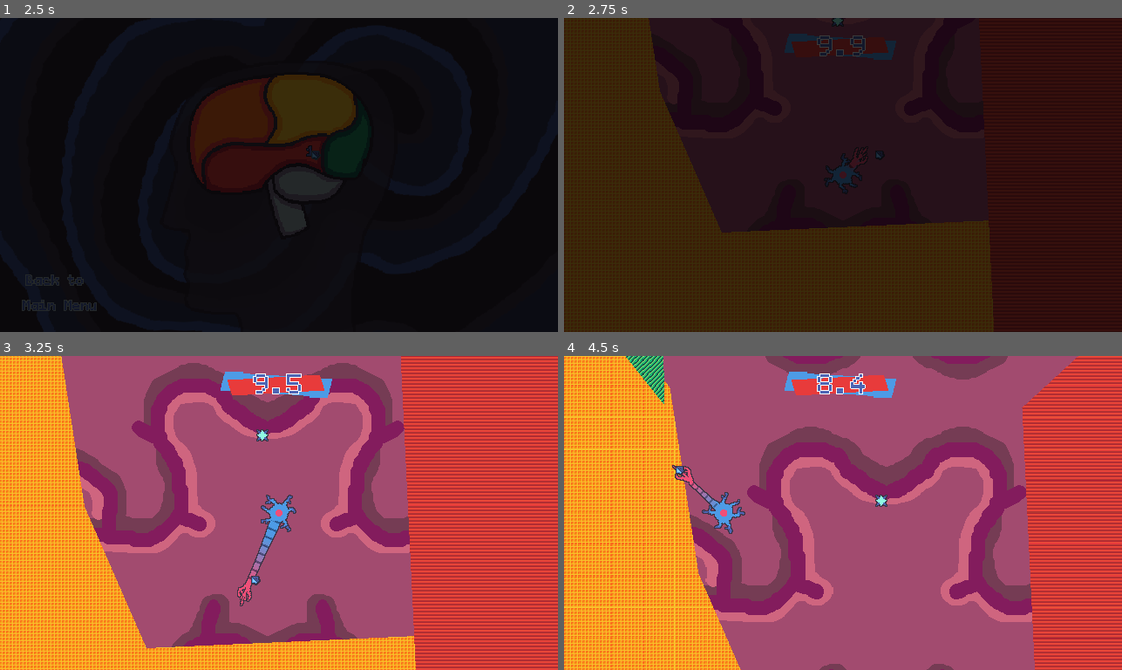
Above: before the commit, frames 1-4 (two rows, left to right).
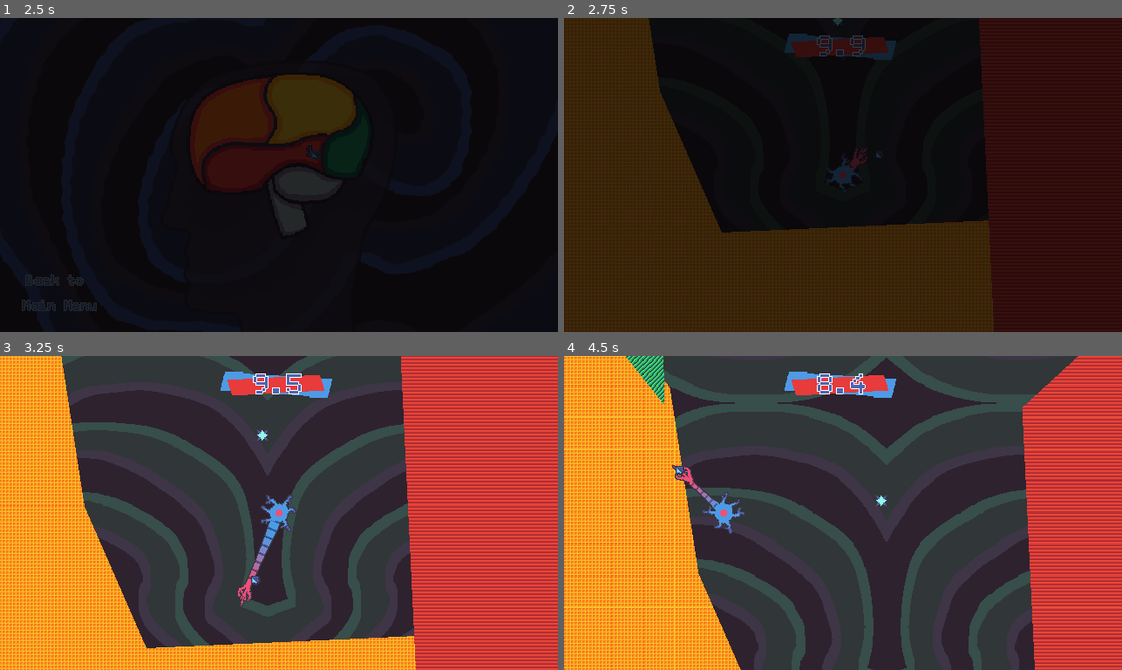
Above: after the commit, the same moments.

Repository: bnhrl/MomentumIsEverythingCountDown
Game: Godot game, scene res://Game/MainMenu/main_menu.tscn
Same seed, same stepped clock (60 frames per second), same inputs: the game is played once before the commit and once after it.
Inputs (mouse positions are in pixels of both pictures, inside the frame that each line leads up to):
- Up to frame 1 (2.5 s): move the mouse to (267, 225) at 0.52 s; hold D (right) 0.53-1.28 s; click (267, 225) at 0.6 s; move the mouse to (61, 291) at 1.27 s; hold S (down) 1.28-2.03 s; click (61, 291) at 1.35 s; move the mouse to (312, 149) at 2.02 s; hold D (right) from 2.03 s (still down); click (312, 149) at 2.1 s
- Up to frame 2 (2.75 s): keep holding D (right)
- Up to frame 3 (3.25 s): move the mouse to (251, 575) at 2.77 s; release D (right) at 2.78 s; hold W (up) from 2.78 s (still down); click (251, 575) at 2.85 s
- Up to frame 4 (4.5 s): move the mouse to (1010, 560) at 3.52 s; release W (up) at 3.53 s; hold A (left) from 3.53 s (still down); click (1010, 560) at 3.6 s; move the mouse to (675, 465) at 4.27 s; click (675, 465) at 4.35 s

Frame 1 is identical in both runs. In frame 2, 23% of the frame differs, in the area x 15-77%, y 0-69%; in frame 3, 49%; in frame 4, 59%, in the area x 17-93%, y 0-100%.

Commit message:
Added a bunch of sounds

Diff:
--- a/Game/Levels/Level1/level_1.tscn
+++ b/Game/Levels/Level1/level_1.tscn
@@ -6,7 +6,7 @@
 [ext_resource type="Texture2D" uid="uid://cat2u7ayswtl" path="res://Game/PolygonWalls/WallSprites/yellow_tile.png" id="4_kv67y"]
 [ext_resource type="Texture2D" uid="uid://c81s1ubrggj8m" path="res://Game/PolygonWalls/WallSprites/green_tile.png" id="5_t2k4w"]
 [ext_resource type="Texture2D" uid="uid://pq46efnl0ptf" path="res://Game/PolygonWalls/WallSprites/red_tile.png" id="6_hujse"]
-[ext_resource type="Texture2D" uid="uid://bs8j4ds8qc7y4" path="res://Assets/Textures/background_3.png" id="7_3uww5"]
+[ext_resource type="Texture2D" uid="uid://clg2nupt156li" path="res://Assets/Textures/background_0.png" id="7_3uww5"]
 [ext_resource type="PackedScene" uid="uid://c2mrm5rc4nnir" path="res://Game/GrapplePoints/grapple_point.tscn" id="7_86ce5"]
 [ext_resource type="PackedScene" uid="uid://b26pe4dttgfvl" path="res://Game/DeathPits/death_pit.tscn" id="8_8b55i"]
 [ext_resource type="PackedScene" uid="uid://b4ofsy8drss" path="res://Game/CompletionZone/completion_zone.tscn" id="8_tlwvc"]
--- a/Game/Levels/_Base/level.gd
+++ b/Game/Levels/_Base/level.gd
@@ -69,7 +69,7 @@
 	spawn_enzyme()
 
 func player_dead() -> void:
-	await Scenes._fade_in(0.25)
+	await Scenes._fade_in(0.333)
 	get_tree().reload_current_scene()
 	Effects.unintensify()
 	Scenes._fade_out(0.25)
--- a/Game/Player/player.gd
+++ b/Game/Player/player.gd
@@ -184,4 +184,6 @@
 		tween.tween_property($Model, "scale", Vector2(.001, .001), 0.385).set_trans(Tween.TRANS_EXPO)
 		tween.tween_callback(died.emit)
 	else:
+		$DeathSoundPlayer.pitch_scale = randf_range(0.8, 1.2)
+		$DeathSoundPlayer.play()
 		died.emit()
--- a/Game/Player/player.tscn
+++ b/Game/Player/player.tscn
@@ -6,6 +6,7 @@
 [ext_resource type="Texture2D" uid="uid://ca8cvbmay8xv3" path="res://Game/Player/body.png" id="4_vytja"]
 [ext_resource type="Texture2D" uid="uid://cssfj3ctnv83q" path="res://Game/Player/center.png" id="5_p2hw7"]
 [ext_resource type="Texture2D" uid="uid://bb4dfknaejnqo" path="res://Game/Player/grabber.png" id="5_segth"]
+[ext_resource type="AudioStream" uid="uid://bscgw8po1fa0a" path="res://Assets/Sounds/death.mp3" id="7_ch4ko"]
 
 [sub_resource type="CircleShape2D" id="CircleShape2D_c6smh"]
 
@@ -116,3 +117,6 @@
 polygon = PackedVector2Array(12, -8, 24, 0, 12, 8, 18, 0)
 
 [node name="KillSoundPlayer" type="AudioStreamPlayer2D" parent="." unique_id=224865394]
+
+[node name="DeathSoundPlayer" type="AudioStreamPlayer2D" parent="." unique_id=416051244]
+stream = ExtResource("7_ch4ko")
--- a/UI/Buttons/UIButton/ui_button.gd
+++ b/UI/Buttons/UIButton/ui_button.gd
@@ -23,6 +23,9 @@
 
 func hover() -> void:
 	hovered = true
+	$AudioPlayer.volume_db = -15.0
+	$AudioPlayer.stream = preload("uid://cfl330np7shdc")
+	$AudioPlayer.play()
 
 func unhover() -> void:
 	hovered = false
@@ -49,3 +52,6 @@
 func press() -> void:
 	pressed.emit()
 	pressed_self.emit(self)
+	$AudioPlayer.volume_db = -2.0
+	$AudioPlayer.stream = preload("uid://m57n16ernvl")
+	$AudioPlayer.play()
--- a/UI/Buttons/UIButton/ui_button.tscn
+++ b/UI/Buttons/UIButton/ui_button.tscn
@@ -17,5 +17,8 @@
 vertical_alignment = 1
 script = ExtResource("1_k47w0")
 
+[node name="AudioPlayer" type="AudioStreamPlayer" parent="." unique_id=2104038854]
+volume_db = -1.0
+
 [connection signal="mouse_entered" from="." to="." method="hover"]
 [connection signal="mouse_exited" from="." to="." method="unhover"]
Not shown, added: Assets/Sounds/death.mp3.import
Not shown, added: Assets/Sounds/uibtn_hover.wav.import
Not shown, added: Assets/Sounds/uibtn_press.wav.import
Not shown, added: Assets/Sounds/uibtn_unhover.wav.import
Not shown, changed: Assets/assets_credits.txt
Not shown, added: Assets/Sounds/death.mp3
Not shown, added: Assets/Sounds/uibtn_hover.wav
Not shown, added: Assets/Sounds/uibtn_press.wav
Not shown, added: Assets/Sounds/uibtn_unhover.wav
